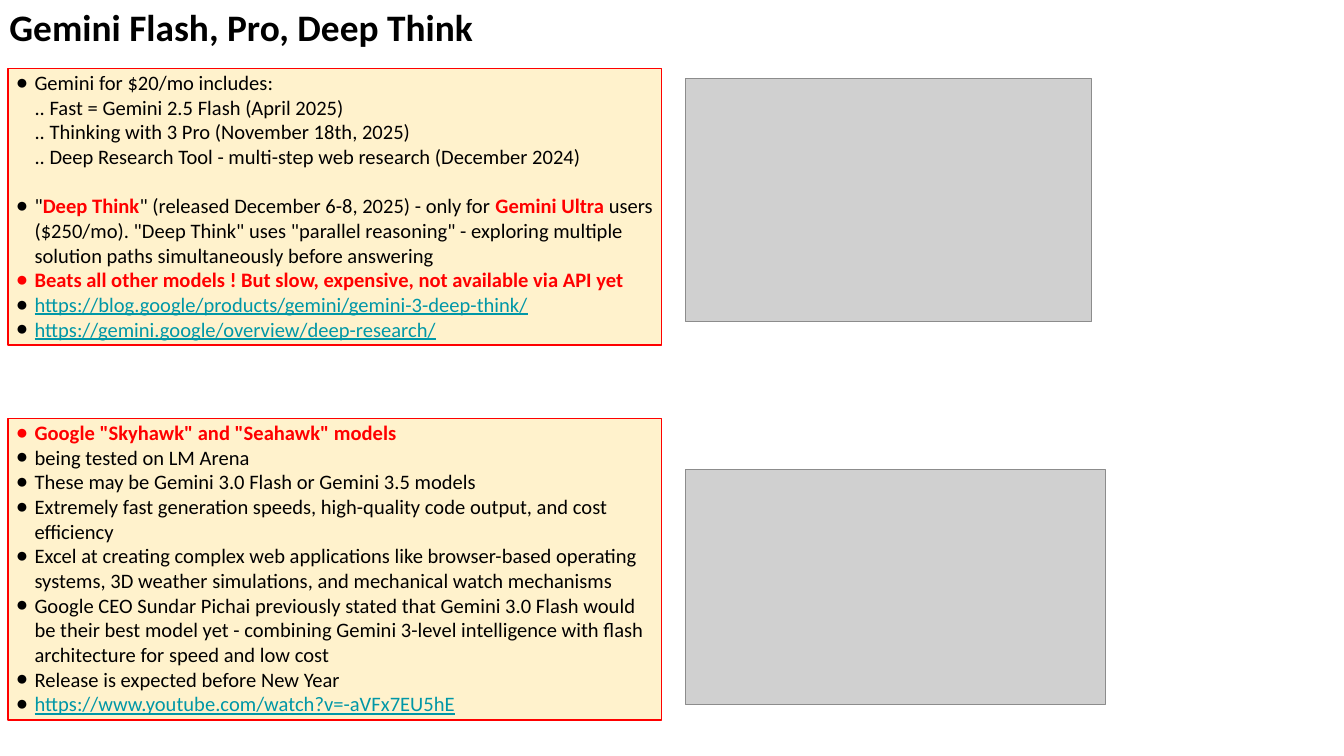
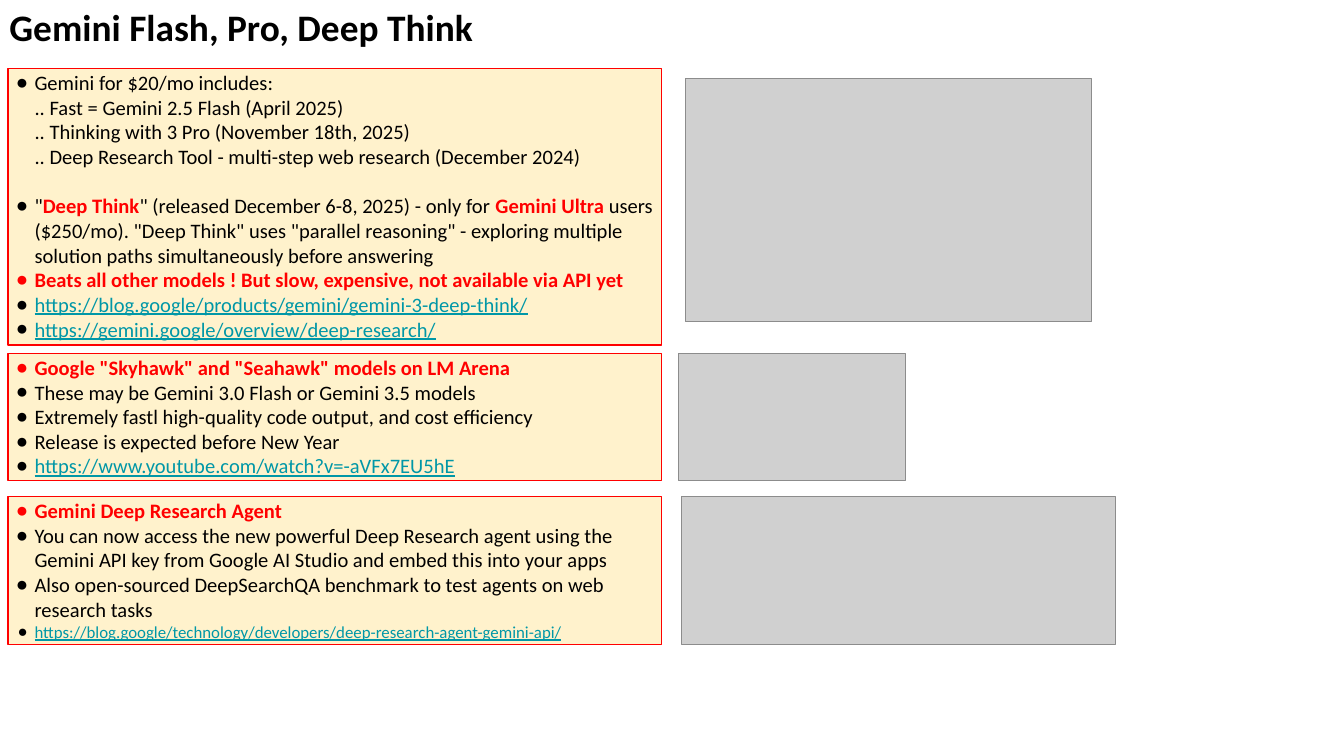
Before and after one commit to lselector/seminar, a slide deck: slide 12 of 2025/2025-12-12-AI-Updates.pptx (slide 10 before the commit). Drawn at 1344x756 pixels with LibreOffice and Linux fonts; fonts in the diff are those of the drawing; grey boxes stand for pictures. Boxes give left, top, right and bottom in pixels: in the first picture for what was removed or moved away, otherwise in the second. Text is boxed around its words. In the diff, an @@ line names an element or a change of style, - is before the commit and + after.

```diff
--- a/2025/2025-12-12-AI-Updates.pptx
+++ b/2025/2025-12-12-AI-Updates.pptx
@@ rectangle "Google "Skyhawk" and "Seahawk" models ...": place and size @@
-rectangle "Google "Skyhawk" and "Seahawk" models ..." at <box>8,418,661,719</box>
+rectangle "Google "Skyhawk" and "Seahawk" models ..." at <box>8,353,661,481</box>
@@ picture added at <box>679,353,906,481</box> @@
@@ text in rectangle at <box>35,360,510,379</box>: text changed @@
-● Google "Skyhawk" and "Seahawk" models
-● being tested on LM Arena
+● Google "Skyhawk" and "Seahawk" models on LM Arena
@@ text in rectangle at <box>35,409,532,428</box>: text changed @@
-● Extremely fast generation speeds, high-quality code output, and cost efficiency
-● Excel at creating complex web applications like browser-based operating systems, 3D weather simulations, and mechanical watch mechanisms
-● Google CEO Sundar Pichai previously stated that Gemini 3.0 Flash would be their best model yet - combining Gemini 3-level intelligence with flash architecture for speed and low cost
+● Extremely fastl high-quality code output, and cost efficiency
@@ rectangle added at <box>8,497,661,645</box>, fill #FFF2CC, outline #FF0000 0.75 pt, 11 pt, text #000000 @@
+● Gemini Deep Research Agent
+● You can now access the new powerful Deep Research agent using the Gemini API key from Google AI Studio and embed this into your apps
+● Also open-sourced DeepSearchQA benchmark to test agents on web research tasks
+● https://blog.google/technology/developers/deep-research-agent-gemini-api/
@@ picture: place and size @@
-picture at <box>685,469,1105,704</box>
+picture at <box>681,497,1116,645</box>
```
Also in this commit, not shown: 18 other slides changed, 5 slides added, 1 slide removed.
